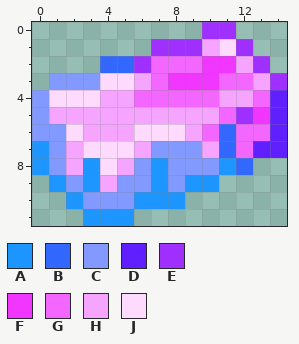
Pixel-art sprite -- Items/Materials/shimmerBar.png. Above: the version before the commit.
The file is 30x24 pixels, drawn in blocks of 2x2; one block is one cell here.
Palette (. is transparent): A #1d96ff  B #3368ff  C #829aff  D #601fff  E #a030ff  F #f036ff  G #f366ff  H #f5a5ff  J #ffdaff
Pixels before, first column x 0:
 0 ..........EE...
 1 .......EEEHJE..
 2 ....BBEGGGFFHE.
 3 .CCCJJHGFFFGGHE
 4 CJJJHHGGGGGHHGD
 5 CHHHHHHHHHHGEFD
 6 CCJHHHJJJHGBGGD
 7 ACHJJJHCCCHBGDD
 8 ACHAJHCACCCAB..
 9 .ACAHCCACAA....
10 ..ACCCAAA......
11 ...AAA.........
After the commit:
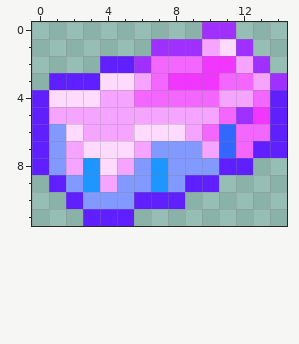
The exact change:
{"y":2,"x":4,"old":"BB","new":"DD"}
{"y":3,"x":1,"old":"CCC","new":"DDD"}
{"y":4,"x":0,"old":"C","new":"D"}
{"y":5,"x":0,"old":"C","new":"D"}
{"y":6,"x":0,"old":"C","new":"D"}
{"y":7,"x":0,"old":"A","new":"D"}
{"y":8,"x":0,"old":"A","new":"D"}
{"y":8,"x":11,"old":"AB","new":"DD"}
{"y":9,"x":1,"old":"A","new":"D"}
{"y":9,"x":9,"old":"AA","new":"DD"}
{"y":10,"x":2,"old":"A","new":"D"}
{"y":10,"x":6,"old":"AAA","new":"DDD"}
{"y":11,"x":3,"old":"AAA","new":"DDD"}
{"label":"changed","picture_box":[32,56,253,226]}
